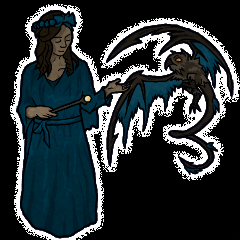
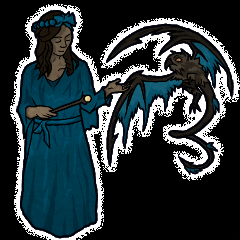
Two versions of the same layered image (240x240). Layer-by-layer changes:
added group "Group 4" with 17 layers in group "Familiar" over [18, 13, 224, 238]
moved "clan color" into group "Group 4" over [18, 13, 224, 238]
